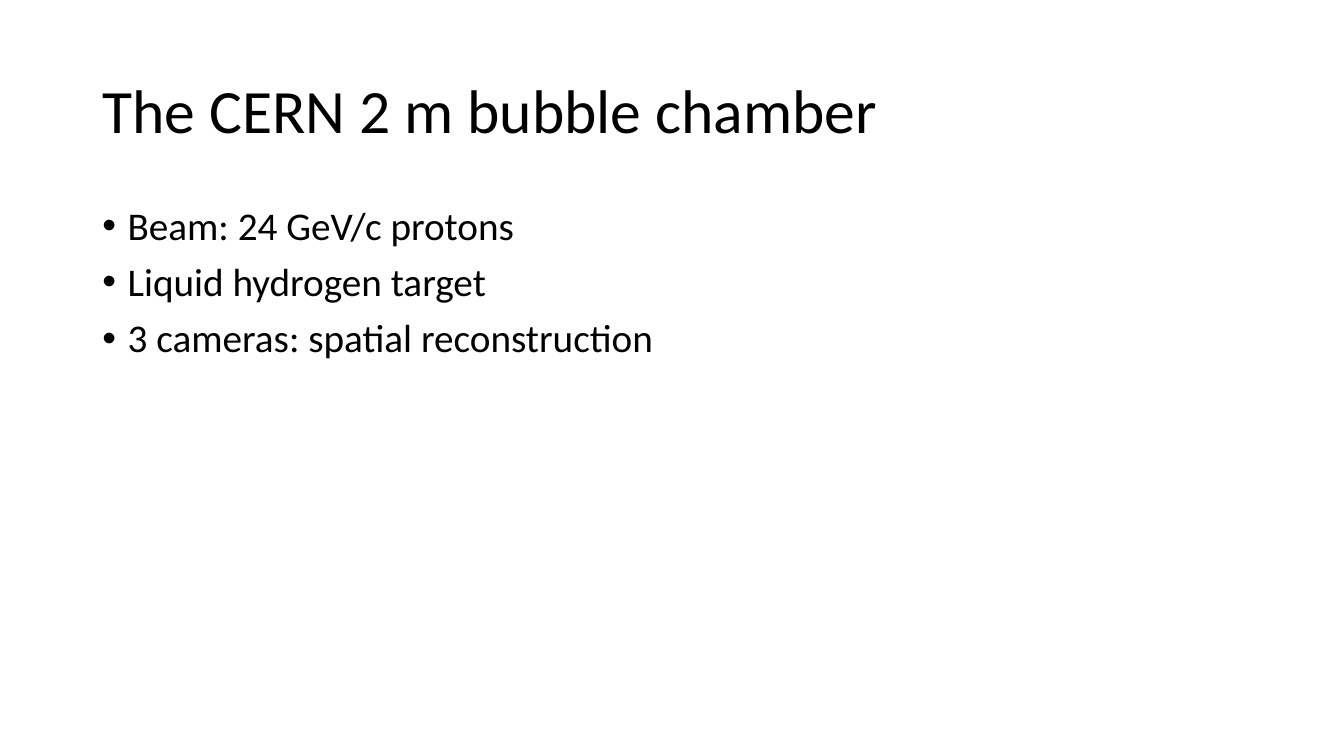
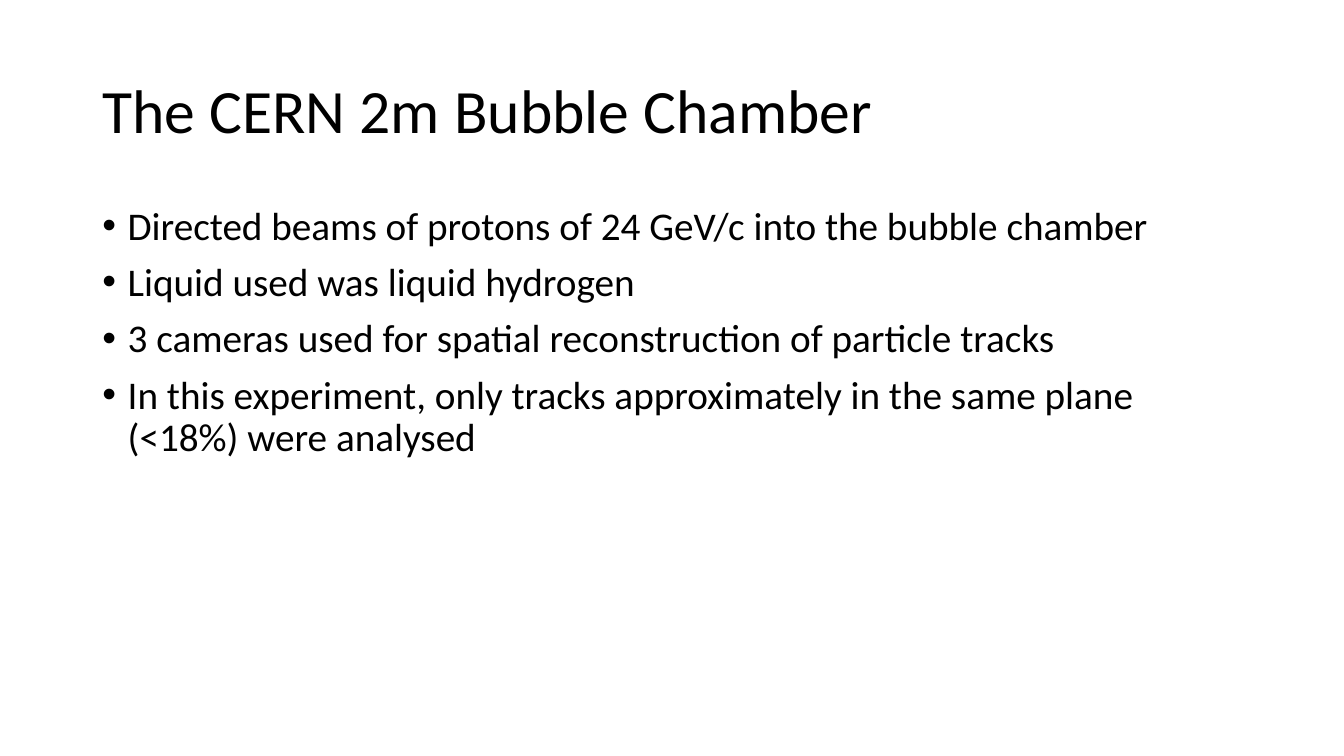
Before and after one commit to mitlabence/Lab18, a slide deck: slide 22 of Presentation/E212.pptx (slide 4 before the commit). Drawn at 1344x756 pixels with LibreOffice and Linux fonts; fonts in the diff are those of the drawing. Boxes give left, top, right and bottom in pixels: in the first picture for what was removed or moved away, otherwise in the second. Text is boxed around its words. In the diff, an @@ line names an element or a change of style, - is before the commit and + after.

```diff
--- a/Presentation/E212.pptx
+++ b/Presentation/E212.pptx
@@ title at <box>102,90,872,134</box>: text changed @@
-The CERN 2 m bubble chamber
+The CERN 2m Bubble Chamber
@@ text at <box>128,212,1148,458</box>: text changed @@
-• Beam: 24 GeV/c protons
-• Liquid hydrogen target
-• 3 cameras: spatial reconstruction
+• Directed beams of protons of 24 GeV/c into the bubble chamber
+• Liquid used was liquid hydrogen
+• 3 cameras used for spatial reconstruction of particle tracks
+• In this experiment, only tracks approximately in the same plane (<18%) were analysed
```
Also in this commit, not shown: 2 other slides changed, 30 slides added, 15 other files.
